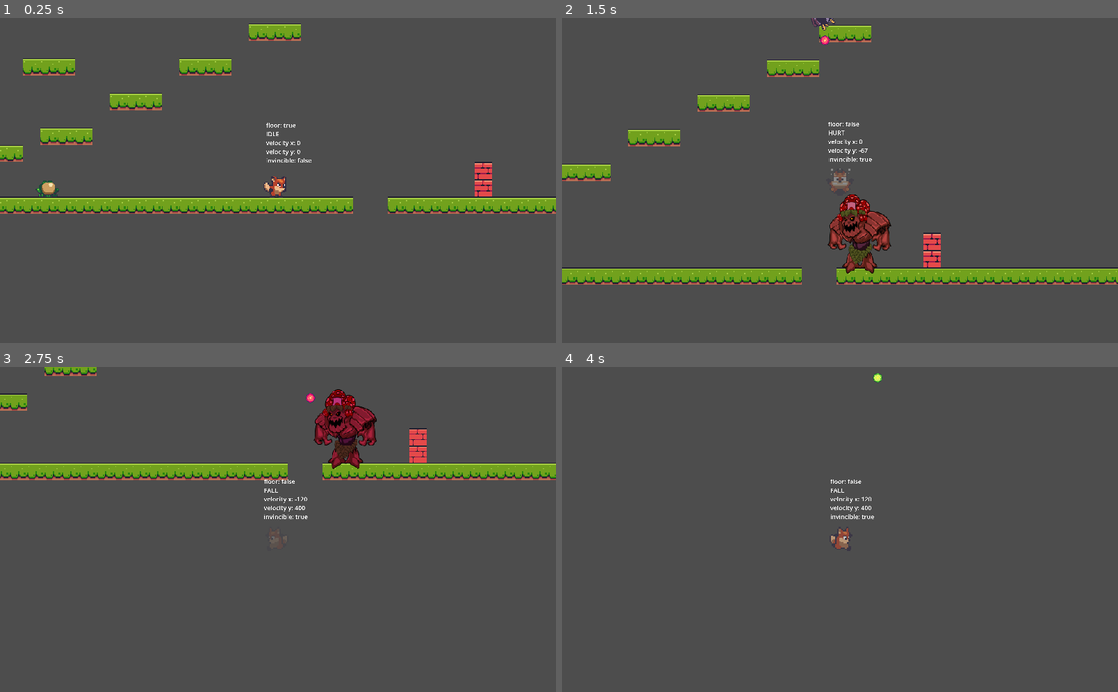
Above: before the commit, frames 1-4 (two rows, left to right).
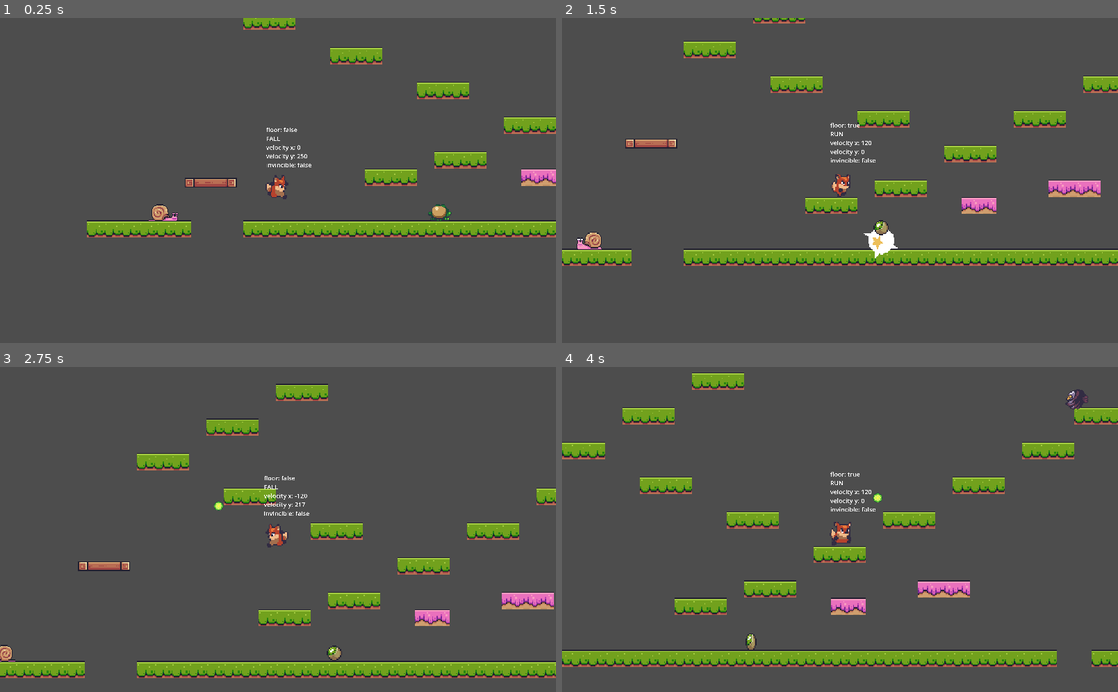
Above: after the commit, the same moments.

Repository: dizuane/godot-fox-antics
Game: Godot game, scene res://level_base/level_base.tscn
Same seed, same stepped clock (60 frames per second), same inputs: the game is played once before the commit and once after it. The project has no main scene, so this scene is started directly.
Inputs:
- Up to frame 1 (0.25 s): no input
- Up to frame 2 (1.5 s): hold D (right) from 0.53 s (still down); tap E (shoot) at 0.6, 1.35 s; tap Space (jump) at 0.77 s
- Up to frame 3 (2.75 s): tap Space (jump) at 1.52 s; release D (right) at 2.03 s; hold A (left) from 2.03 s (still down); tap E (shoot) at 2.1 s
- Up to frame 4 (4 s): release A (left) at 2.78 s; hold D (right) from 2.78 s (still down); tap E (shoot) at 2.85, 3.6 s; tap Space (jump) at 3.02, 3.77 s

The runs differ from the first frame. In frame 1, 16% of the frame differs, in the area x 0-100%, y 0-68%; in frame 2, 19%, in the area x 0-100%, y 0-83%; in frame 3, 19%; in frame 4, 12%.

Commit message:
Added moving platforms

Diff:
--- a/checkpoint/checkpoint.tscn
+++ b/checkpoint/checkpoint.tscn
@@ -2,6 +2,33 @@
 
 [ext_resource type="Script" path="res://checkpoint/checkpoint.gd" id="1_7ogyo"]
 [ext_resource type="Texture2D" uid="uid://dyh7nd0p3057f" path="res://assets/items/checkpoint.png" id="1_eruq1"]
+
+[sub_resource type="Animation" id="Animation_b4y1t"]
+length = 0.001
+tracks/0/type = "value"
+tracks/0/imported = false
+tracks/0/enabled = true
+tracks/0/path = NodePath("Sprite2D:scale")
+tracks/0/interp = 1
+tracks/0/loop_wrap = true
+tracks/0/keys = {
+"times": PackedFloat32Array(0),
+"transitions": PackedFloat32Array(1),
+"update": 0,
+"values": [Vector2(0, 0)]
+}
+tracks/1/type = "value"
+tracks/1/imported = false
+tracks/1/enabled = true
+tracks/1/path = NodePath("Sprite2D:frame")
+tracks/1/interp = 1
+tracks/1/loop_wrap = true
+tracks/1/keys = {
+"times": PackedFloat32Array(0),
+"transitions": PackedFloat32Array(1),
+"update": 1,
+"values": [26]
+}
 
 [sub_resource type="Animation" id="Animation_8mjwo"]
 resource_name = "appear"
@@ -31,31 +58,32 @@
 "values": [26]
 }
 
-[sub_resource type="Animation" id="Animation_b4y1t"]
-length = 0.001
+[sub_resource type="Animation" id="Animation_bcrg2"]
+resource_name = "flag_flap"
+loop_mode = 1
 tracks/0/type = "value"
 tracks/0/imported = false
 tracks/0/enabled = true
-tracks/0/path = NodePath("Sprite2D:scale")
+tracks/0/path = NodePath("Sprite2D:frame")
 tracks/0/interp = 1
 tracks/0/loop_wrap = true
 tracks/0/keys = {
-"times": PackedFloat32Array(0),
-"transitions": PackedFloat32Array(1),
-"update": 0,
-"values": [Vector2(0, 0)]
+"times": PackedFloat32Array(0, 0.1, 0.2, 0.3, 0.4, 0.5, 0.6, 0.7, 0.8, 0.9),
+"transitions": PackedFloat32Array(1, 1, 1, 1, 1, 1, 1, 1, 1, 1),
+"update": 1,
+"values": [0, 1, 2, 3, 4, 5, 6, 7, 8, 8]
 }
 tracks/1/type = "value"
 tracks/1/imported = false
 tracks/1/enabled = true
-tracks/1/path = NodePath("Sprite2D:frame")
+tracks/1/path = NodePath("Sprite2D:scale")
 tracks/1/interp = 1
 tracks/1/loop_wrap = true
 tracks/1/keys = {
 "times": PackedFloat32Array(0),
 "transitions": PackedFloat32Array(1),
-"update": 1,
-"values": [26]
+"update": 0,
+"values": [Vector2(1, 1)]
 }
 
 [sub_resource type="Animation" id="Animation_a65yy"]
@@ -72,34 +100,6 @@
 "transitions": PackedFloat32Array(1, 1, 1, 1, 1, 1, 1, 1, 1, 1, 1, 1, 1, 1, 1, 1, 1, 1, 1, 1, 1, 1, 1, 1, 1, 1),
 "update": 1,
 "values": [26, 27, 28, 29, 30, 31, 32, 33, 34, 35, 36, 37, 38, 39, 40, 41, 42, 43, 44, 45, 46, 47, 48, 49, 50, 51]
-}
-tracks/1/type = "value"
-tracks/1/imported = false
-tracks/1/enabled = true
-tracks/1/path = NodePath("Sprite2D:scale")
-tracks/1/interp = 1
-tracks/1/loop_wrap = true
-tracks/1/keys = {
-"times": PackedFloat32Array(0),
-"transitions": PackedFloat32Array(1),
-"update": 0,
-"values": [Vector2(1, 1)]
-}
-
-[sub_resource type="Animation" id="Animation_bcrg2"]
-resource_name = "flag_flap"
-loop_mode = 1
-tracks/0/type = "value"
-tracks/0/imported = false
-tracks/0/enabled = true
-tracks/0/path = NodePath("Sprite2D:frame")
-tracks/0/interp = 1
-tracks/0/loop_wrap = true
-tracks/0/keys = {
-"times": PackedFloat32Array(0, 0.1, 0.2, 0.3, 0.4, 0.5, 0.6, 0.7, 0.8, 0.9),
-"transitions": PackedFloat32Array(1, 1, 1, 1, 1, 1, 1, 1, 1, 1),
-"update": 1,
-"values": [0, 1, 2, 3, 4, 5, 6, 7, 8, 8]
 }
 tracks/1/type = "value"
 tracks/1/imported = false
--- a/level_base/level_base.gd
+++ b/level_base/level_base.gd
@@ -11,5 +11,6 @@
 func _process(delta):
 	pass
 
+
 func _physics_process(delta):
 	player_cam.position = player.position
--- a/level_base/level_base.tscn
+++ b/level_base/level_base.tscn
@@ -9,6 +9,7 @@
 [ext_resource type="PackedScene" uid="uid://f4x3wx0vl6pd" path="res://enemies/eagle/eagle.tscn" id="7_vf3w0"]
 [ext_resource type="PackedScene" uid="uid://bp8ttxq6v828h" path="res://boss/boss.tscn" id="8_wyucf"]
 [ext_resource type="PackedScene" uid="uid://5ykuoo7v45fi" path="res://checkpoint/checkpoint.tscn" id="9_6l47i"]
+[ext_resource type="PackedScene" uid="uid://dub7x2203gana" path="res://moving_platform/moving_platform.tscn" id="10_vpjsk"]
 
 [sub_resource type="TileSetAtlasSource" id="TileSetAtlasSource_ledg1"]
 texture = ExtResource("1_sg3iq")
@@ -31,14 +32,17 @@
 6:0/0/physics_layer_0/linear_velocity = Vector2(0, 0)
 6:0/0/physics_layer_0/angular_velocity = 0.0
 6:0/0/physics_layer_0/polygon_0/points = PackedVector2Array(-8, -8, 8, -8, 8, 8, -8, 8)
+6:0/0/physics_layer_0/polygon_0/one_way = true
 7:0/0 = 0
 7:0/0/physics_layer_0/linear_velocity = Vector2(0, 0)
 7:0/0/physics_layer_0/angular_velocity = 0.0
 7:0/0/physics_layer_0/polygon_0/points = PackedVector2Array(-8, -8, 8, -8, 8, 8, -8, 8)
+7:0/0/physics_layer_0/polygon_0/one_way = true
 8:0/0 = 0
 8:0/0/physics_layer_0/linear_velocity = Vector2(0, 0)
 8:0/0/physics_layer_0/angular_velocity = 0.0
 8:0/0/physics_layer_0/polygon_0/points = PackedVector2Array(-8, -8, 8, -8, 8, 8, -8, 8)
+8:0/0/physics_layer_0/polygon_0/one_way = true
 9:0/0 = 0
 9:0/0/physics_layer_0/linear_velocity = Vector2(0, 0)
 9:0/0/physics_layer_0/angular_velocity = 0.0
@@ -88,14 +92,17 @@
 6:1/0/physics_layer_0/linear_velocity = Vector2(0, 0)
 6:1/0/physics_layer_0/angular_velocity = 0.0
 6:1/0/physics_layer_0/polygon_0/points = PackedVector2Array(-8, -8, 8, -8, 8, 8, -8, 8)
+6:1/0/physics_layer_0/polygon_0/one_way = true
 7:1/0 = 0
 7:1/0/physics_layer_0/linear_velocity = Vector2(0, 0)
 7:1/0/physics_layer_0/angular_velocity = 0.0
 7:1/0/physics_layer_0/polygon_0/points = PackedVector2Array(-8, -8, 8, -8, 8, 8, -8, 8)
+7:1/0/physics_layer_0/polygon_0/one_way = true
 8:1/0 = 0
 8:1/0/physics_layer_0/linear_velocity = Vector2(0, 0)
 8:1/0/physics_layer_0/angular_velocity = 0.0
 8:1/0/physics_layer_0/polygon_0/points = PackedVector2Array(-8, -8, 8, -8, 8, 8, -8, 8)
+8:1/0/physics_layer_0/polygon_0/one_way = true
 9:1/0 = 0
 9:1/0/physics_layer_0/linear_velocity = Vector2(0, 0)
 9:1/0/physics_layer_0/angular_velocity = 0.0
@@ -136,14 +143,17 @@
 6:2/0/physics_layer_0/linear_velocity = Vector2(0, 0)
 6:2/0/physics_layer_0/angular_velocity = 0.0
 6:2/0/physics_layer_0/polygon_0/points = PackedVector2Array(-8, -8, 8, -8, 8, 8, -8, 8)
+6:2/0/physics_layer_0/polygon_0/one_way = true
 7:2/0 = 0
 7:2/0/physics_layer_0/linear_velocity = Vector2(0, 0)
 7:2/0/physics_layer_0/angular_velocity = 0.0
 7:2/0/physics_layer_0/polygon_0/points = PackedVector2Array(-8, -8, 8, -8, 8, 8, -8, 8)
+7:2/0/physics_layer_0/polygon_0/one_way = true
 8:2/0 = 0
 8:2/0/physics_layer_0/linear_velocity = Vector2(0, 0)
 8:2/0/physics_layer_0/angular_velocity = 0.0
 8:2/0/physics_layer_0/polygon_0/points = PackedVector2Array(-8, -8, 8, -8, 8, 8, -8, 8)
+8:2/0/physics_layer_0/polygon_0/one_way = true
 13:2/0 = 0
 13:2/0/physics_layer_0/linear_velocity = Vector2(0, 0)
 13:2/0/physics_layer_0/angular_velocity = 0.0
@@ -181,14 +191,17 @@
 6:4/0/physics_layer_0/linear_velocity = Vector2(0, 0)
 6:4/0/physics_layer_0/angular_velocity = 0.0
 6:4/0/physics_layer_0/polygon_0/points = PackedVector2Array(-8, -8, 8, -8, 8, 8, -8, 8)
+6:4/0/physics_layer_0/polygon_0/one_way = true
 7:4/0 = 0
 7:4/0/physics_layer_0/linear_velocity = Vector2(0, 0)
 7:4/0/physics_layer_0/angular_velocity = 0.0
 7:4/0/physics_layer_0/polygon_0/points = PackedVector2Array(-8, -8, 8, -8, 8, 8, -8, 8)
+7:4/0/physics_layer_0/polygon_0/one_way = true
 8:4/0 = 0
 8:4/0/physics_layer_0/linear_velocity = Vector2(0, 0)
 8:4/0/physics_layer_0/angular_velocity = 0.0
 8:4/0/physics_layer_0/polygon_0/points = PackedVector2Array(-8, -8, 8, -8, 8, 8, -8, 8)
+8:4/0/physics_layer_0/polygon_0/one_way = true
 9:4/0 = 0
 9:4/0/physics_layer_0/linear_velocity = Vector2(0, 0)
 9:4/0/physics_layer_0/angular_velocity = 0.0
@@ -250,14 +263,17 @@
 6:5/0/physics_layer_0/linear_velocity = Vector2(0, 0)
 6:5/0/physics_layer_0/angular_velocity = 0.0
 6:5/0/physics_layer_0/polygon_0/points = PackedVector2Array(-8, -8, 8, -8, 8, 8, -8, 8)
+6:5/0/physics_layer_0/polygon_0/one_way = true
 7:5/0 = 0
 7:5/0/physics_layer_0/linear_velocity = Vector2(0, 0)
 7:5/0/physics_layer_0/angular_velocity = 0.0
 7:5/0/physics_layer_0/polygon_0/points = PackedVector2Array(-8, -8, 8, -8, 8, 8, -8, 8)
+7:5/0/physics_layer_0/polygon_0/one_way = true
 8:5/0 = 0
 8:5/0/physics_layer_0/linear_velocity = Vector2(0, 0)
 8:5/0/physics_layer_0/angular_velocity = 0.0
 8:5/0/physics_layer_0/polygon_0/points = PackedVector2Array(-8, -8, 8, -8, 8, 8, -8, 8)
+8:5/0/physics_layer_0/polygon_0/one_way = true
 9:5/0 = 0
 9:5/0/physics_layer_0/linear_velocity = Vector2(0, 0)
 9:5/0/physics_layer_0/angular_velocity = 0.0
@@ -313,14 +329,17 @@
 6:6/0/physics_layer_0/linear_velocity = Vector2(0, 0)
 6:6/0/physics_layer_0/angular_velocity = 0.0
 6:6/0/physics_layer_0/polygon_0/points = PackedVector2Array(-8, -8, 8, -8, 8, 8, -8, 8)
+6:6/0/physics_layer_0/polygon_0/one_way = true
 7:6/0 = 0
 7:6/0/physics_layer_0/linear_velocity = Vector2(0, 0)
 7:6/0/physics_layer_0/angular_velocity = 0.0
 7:6/0/physics_layer_0/polygon_0/points = PackedVector2Array(-8, -8, 8, -8, 8, 8, -8, 8)
+7:6/0/physics_layer_0/polygon_0/one_way = true
 8:6/0 = 0
 8:6/0/physics_layer_0/linear_velocity = Vector2(0, 0)
 8:6/0/physics_layer_0/angular_velocity = 0.0
 8:6/0/physics_layer_0/polygon_0/points = PackedVector2Array(-8, -8, 8, -8, 8, 8, -8, 8)
+8:6/0/physics_layer_0/polygon_0/one_way = true
 13:6/0 = 0
 13:6/0/physics_layer_0/linear_velocity = Vector2(0, 0)
 13:6/0/physics_layer_0/angular_velocity = 0.0
@@ -364,14 +383,22 @@
 6:8/0/physics_layer_0/linear_velocity = Vector2(0, 0)
 6:8/0/physics_layer_0/angular_velocity = 0.0
 6:8/0/physics_layer_0/polygon_0/points = PackedVector2Array(-8, -8, 8, -8, 8, 8, -8, 8)
+6:8/0/physics_layer_0/polygon_0/one_way = true
+7:8/next_alternative_id = 2
 7:8/0 = 0
 7:8/0/physics_layer_0/linear_velocity = Vector2(0, 0)
 7:8/0/physics_layer_0/angular_velocity = 0.0
 7:8/0/physics_layer_0/polygon_0/points = PackedVector2Array(-8, -8, 8, -8, 8, 8, -8, 8)
+7:8/0/physics_layer_0/polygon_0/one_way = true
+7:8/1 = 1
+7:8/1/physics_layer_0/linear_velocity = Vector2(0, 0)
+7:8/1/physics_layer_0/angular_velocity = 0.0
+7:8/1/physics_layer_0/polygon_0/points = PackedVector2Array(-8, -8, 8, -8, 8, 8, -8, 8)
 8:8/0 = 0
 8:8/0/physics_layer_0/linear_velocity = Vector2(0, 0)
 8:8/0/physics_layer_0/angular_velocity = 0.0
 8:8/0/physics_layer_0/polygon_0/points = PackedVector2Array(-8, -8, 8, -8, 8, 8, -8, 8)
+8:8/0/physics_layer_0/polygon_0/one_way = true
 9:8/0 = 0
 9:8/0/physics_layer_0/linear_velocity = Vector2(0, 0)
 9:8/0/physics_layer_0/angular_velocity = 0.0
@@ -429,14 +456,17 @@
 6:9/0/physics_layer_0/linear_velocity = Vector2(0, 0)
 6:9/0/physics_layer_0/angular_velocity = 0.0
 6:9/0/physics_layer_0/polygon_0/points = PackedVector2Array(-8, -8, 8, -8, 8, 8, -8, 8)
+6:9/0/physics_layer_0/polygon_0/one_way = true
 7:9/0 = 0
 7:9/0/physics_layer_0/linear_velocity = Vector2(0, 0)
 7:9/0/physics_layer_0/angular_velocity = 0.0
 7:9/0/physics_layer_0/polygon_0/points = PackedVector2Array(-8, -8, 8, -8, 8, 8, -8, 8)
+7:9/0/physics_layer_0/polygon_0/one_way = true
 8:9/0 = 0
 8:9/0/physics_layer_0/linear_velocity = Vector2(0, 0)
 8:9/0/physics_layer_0/angular_velocity = 0.0
 8:9/0/physics_layer_0/polygon_0/points = PackedVector2Array(-8, -8, 8, -8, 8, 8, -8, 8)
+8:9/0/physics_layer_0/polygon_0/one_way = true
 9:9/0 = 0
 9:9/0/physics_layer_0/linear_velocity = Vector2(0, 0)
 9:9/0/physics_layer_0/angular_velocity = 0.0
@@ -487,14 +517,17 @@
 6:10/0/physics_layer_0/linear_velocity = Vector2(0, 0)
 6:10/0/physics_layer_0/angular_velocity = 0.0
 6:10/0/physics_layer_0/polygon_0/points = PackedVector2Array(-8, -8, 8, -8, 8, 8, -8, 8)
+6:10/0/physics_layer_0/polygon_0/one_way = true
 7:10/0 = 0
 7:10/0/physics_layer_0/linear_velocity = Vector2(0, 0)
 7:10/0/physics_layer_0/angular_velocity = 0.0
 7:10/0/physics_layer_0/polygon_0/points = PackedVector2Array(-8, -8, 8, -8, 8, 8, -8, 8)
+7:10/0/physics_layer_0/polygon_0/one_way = true
 8:10/0 = 0
 8:10/0/physics_layer_0/linear_velocity = Vector2(0, 0)
 8:10/0/physics_layer_0/angular_velocity = 0.0
 8:10/0/physics_layer_0/polygon_0/points = PackedVector2Array(-8, -8, 8, -8, 8, 8, -8, 8)
+8:10/0/physics_layer_0/polygon_0/one_way = true
 13:10/0 = 0
 13:10/0/physics_layer_0/linear_velocity = Vector2(0, 0)
 13:10/0/physics_layer_0/angular_velocity = 0.0
@@ -531,14 +564,14 @@
 [node name="TileMap" type="TileMap" parent="."]
 tile_set = SubResource("TileSet_uofb7")
 format = 2
-layer_0/tile_data = PackedInt32Array(-4, 458752, 0, -3, 4587 …(2215 unchanged characters)… , -262131, 458752, 0, -262130, 458752, 0)
+layer_0/tile_data = PackedInt32Array(-4, 458752, 0, -3, 4587 …(2215 unchanged characters)… , -262131, 458752, 0, -262130, 458752, 0, -327654, 458752, 65544, -327653, 458752, 65544, -327652, 458752, 65544, -262123, 458752, 8, -262122, 458752, 8)
 
 [node name="PlayerCam" parent="." instance=ExtResource("2_pe86m")]
 position = Vector2(258, -150)
 zoom = Vector2(2, 2)
 
 [node name="Player" parent="." instance=ExtResource("3_ltp7w")]
-position = Vector2(475, -32)
+position = Vector2(112, -82)
 
 [node name="Snail" parent="." instance=ExtResource("5_32cm4")]
 position = Vector2(0, -24)
@@ -554,3 +587,16 @@
 
 [node name="Checkpoint" parent="." instance=ExtResource("9_6l47i")]
 position = Vector2(620, -16)
+
+[node name="MovingPlatform" parent="." node_paths=PackedStringArray("p1", "p2") instance=ExtResource("10_vpjsk")]
+position = Vector2(50, -40)
+p1 = NodePath("../Markers/MP1_2")
+p2 = NodePath("../Markers/MP1_1")
+
+[node name="Markers" type="Node" parent="."]
+
+[node name="MP1_1" type="Marker2D" parent="Markers"]
+position = Vector2(50, -40)
+
+[node name="MP1_2" type="Marker2D" parent="Markers"]
+position = Vector2(50, -140)
--- /dev/null
+++ b/moving_platform/moving_platform.gd
@@ -0,0 +1,29 @@
+extends AnimatableBody2D
+
+@export var p1: Marker2D
+@export var p2: Marker2D
+@export var speed: float = 50.0
+
+var _time_to_move: float = 0.0
+var _tween: Tween
+
+
+func _ready():
+	set_time_to_move()
+	set_moving()
+
+
+func _exit_tree():
+	_tween.kill()
+
+
+func set_time_to_move() -> void:
+	var delta = p1.global_position.distance_to(p2.global_position)
+	_time_to_move = delta / speed
+
+
+func set_moving() -> void:
+	_tween = get_tree().create_tween()
+	_tween.set_loops(0)
+	_tween.tween_property(self, "global_position", p1.global_position, _time_to_move)
+	_tween.tween_property(self, "global_position", p2.global_position, _time_to_move)
--- /dev/null
+++ b/moving_platform/moving_platform.tscn
@@ -0,0 +1,19 @@
+[gd_scene load_steps=4 format=3 uid="uid://dub7x2203gana"]
+
+[ext_resource type="Texture2D" uid="uid://ce0bqav8yix4q" path="res://assets/tiles/Terrain (16x16).png" id="1_f8a5e"]
+[ext_resource type="Script" path="res://moving_platform/moving_platform.gd" id="1_qlbg6"]
+
+[sub_resource type="RectangleShape2D" id="RectangleShape2D_hiss4"]
+size = Vector2(48, 8)
+
+[node name="MovingPlatform" type="AnimatableBody2D"]
+collision_mask = 32
+script = ExtResource("1_qlbg6")
+
+[node name="Sprite2D" type="Sprite2D" parent="."]
+texture = ExtResource("1_f8a5e")
+region_enabled = true
+region_rect = Rect2(0, 64, 48, 9)
+
+[node name="CollisionShape2D" type="CollisionShape2D" parent="."]
+shape = SubResource("RectangleShape2D_hiss4")
--- a/player/player.tscn
+++ b/player/player.tscn
@@ -158,7 +158,7 @@
 }
 
 [node name="Player" type="CharacterBody2D" groups=["player"]]
-collision_layer = 0
+collision_layer = 32
 script = ExtResource("1_whki2")
 
 [node name="Sprite2D" type="Sprite2D" parent="."]
--- a/project.godot
+++ b/project.godot
@@ -61,6 +61,7 @@
 2d_physics/layer_3="enemy_hit_box"
 2d_physics/layer_4="player_bullet"
 2d_physics/layer_5="enemy_bullet"
+2d_physics/layer_6="player_physics"
 
 [rendering]
 
Not shown: 1 places in level_base/level_base.tscn that only renumber resources
